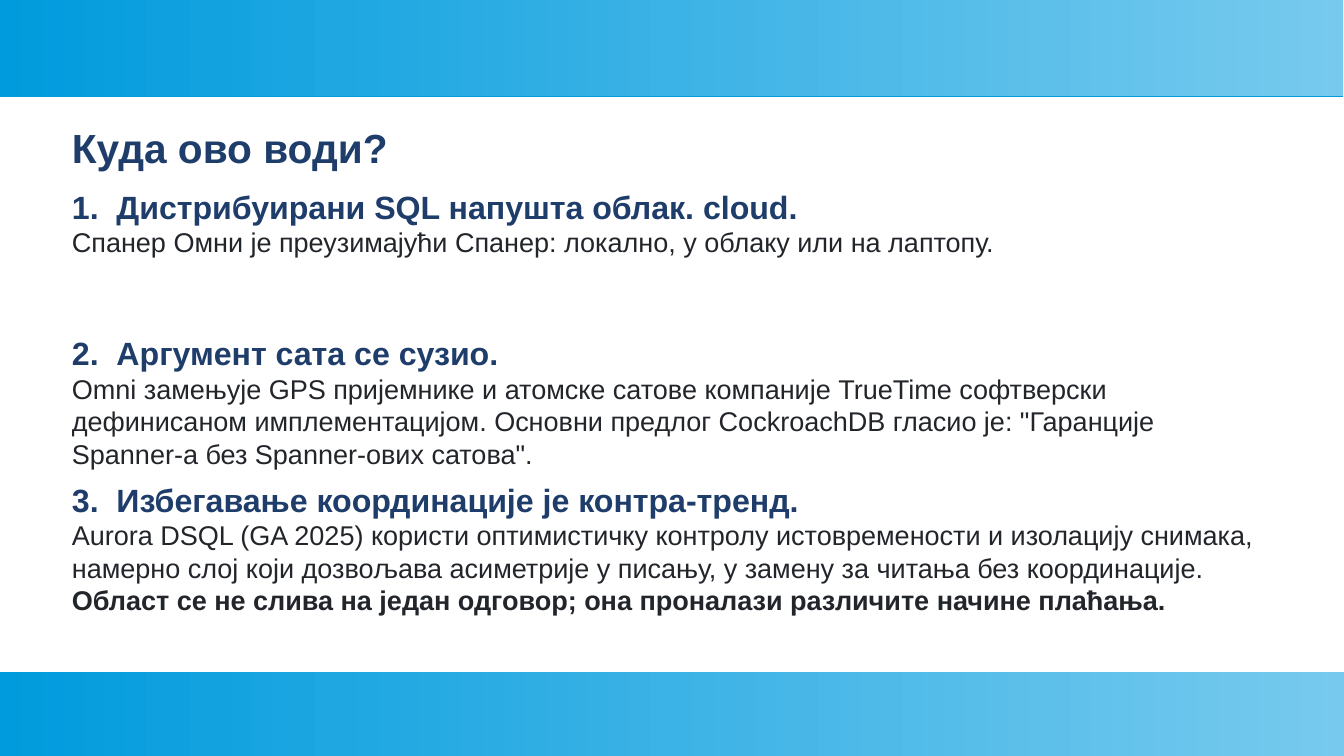
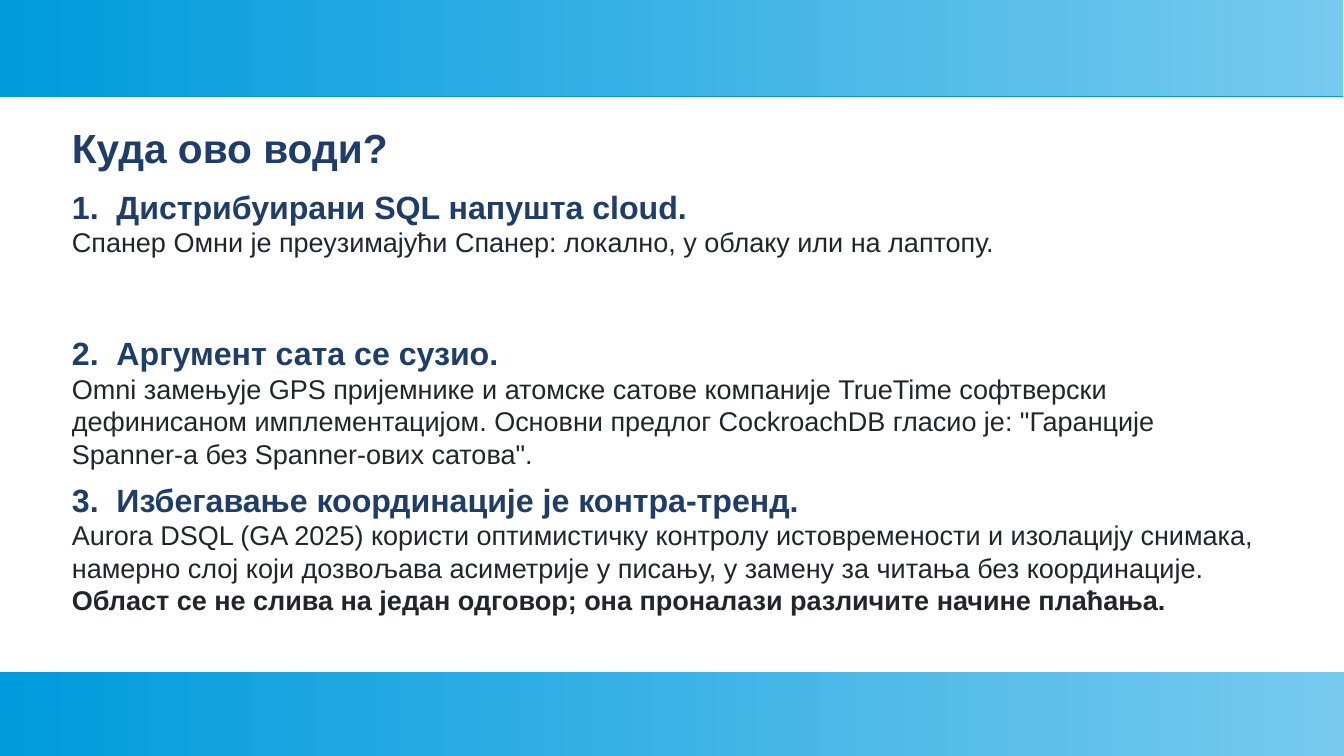
Before and after one commit to AleksaMilojkovic17252/db-seminar-3, a slide deck: slide 8 of seminar3.odp. Drawn at 1344x756 pixels with LibreOffice and Linux fonts; fonts in the diff are those of the drawing. Boxes give left, top, right and bottom in pixels: in the first picture for what was removed or moved away, otherwise in the second. Text is boxed around its words. In the diff, an @@ line names an element or a change of style, - is before the commit and + after.

```diff
--- a/seminar3.odp
+++ b/seminar3.odp
@@ text at <box>72,195,686,225</box>: text changed @@
-1. Дистрибуирани SQL напушта облак. cloud.
+1. Дистрибуирани SQL напушта cloud.
```
Also in this commit, not shown: 1 slide removed.
